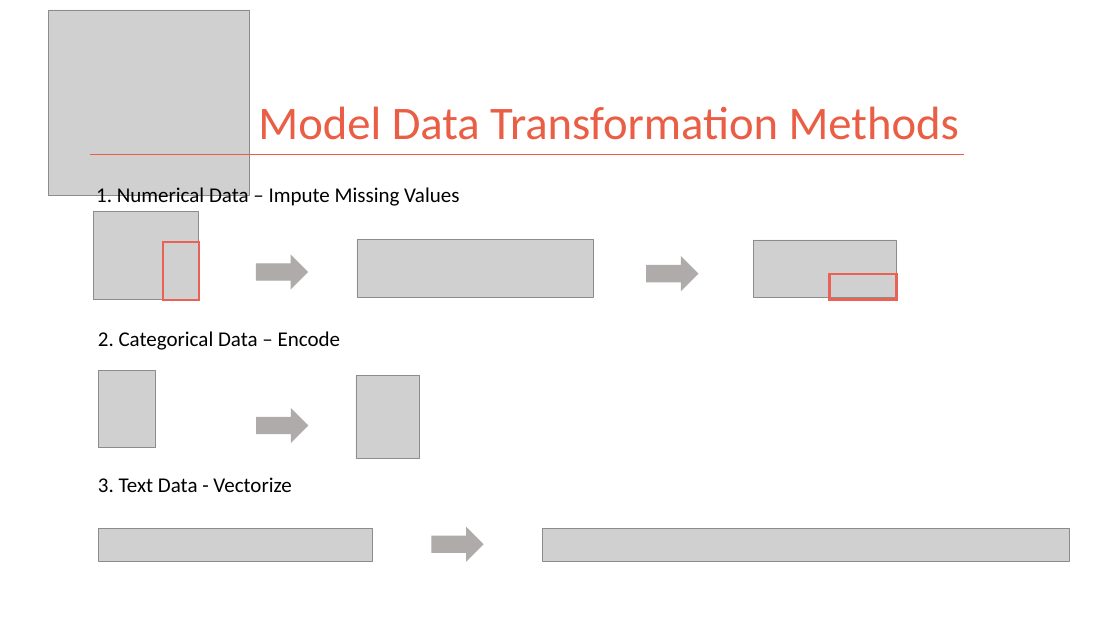
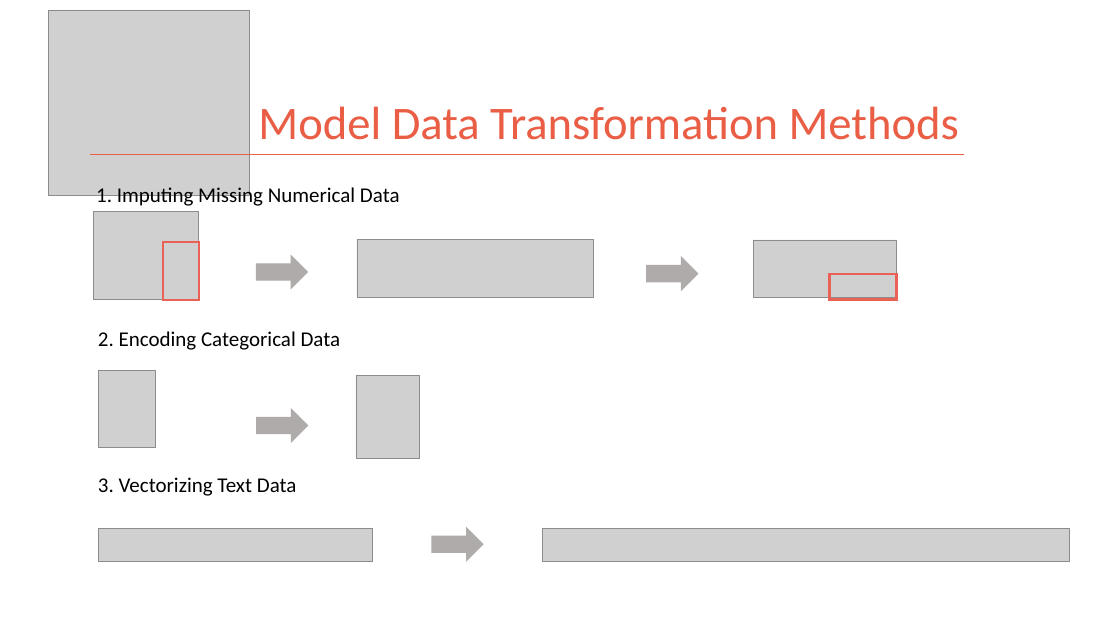
Before and after one commit to kman4/AirbnbPredictions, a slide deck: slide 4 of Airbnb Price Predictions (Model).pptx (slide 5 before the commit). Drawn at 1120x630 pixels with LibreOffice and Linux fonts; fonts in the diff are those of the drawing; grey boxes stand for pictures. Boxes give left, top, right and bottom in pixels: in the first picture for what was removed or moved away, otherwise in the second. Text is boxed around its words. In the diff, an @@ line names an element or a change of style, - is before the commit and + after.

```diff
--- a/Airbnb Price Predictions (Model).pptx
+++ b/Airbnb Price Predictions (Model).pptx
@@ text at box(96, 185, 400, 209): text changed @@
-1. Numerical Data – Impute Missing Values
+1. Imputing Missing Numerical Data
@@ text at box(98, 331, 341, 350): text changed @@
-2. Categorical Data – Encode
+2. Encoding Categorical Data
@@ text at box(98, 477, 297, 496): text changed @@
-3. Text Data - Vectorize
+3. Vectorizing Text Data
```
Also in this commit, not shown: 2 other slides changed, 1 slide removed, 4 other files.
